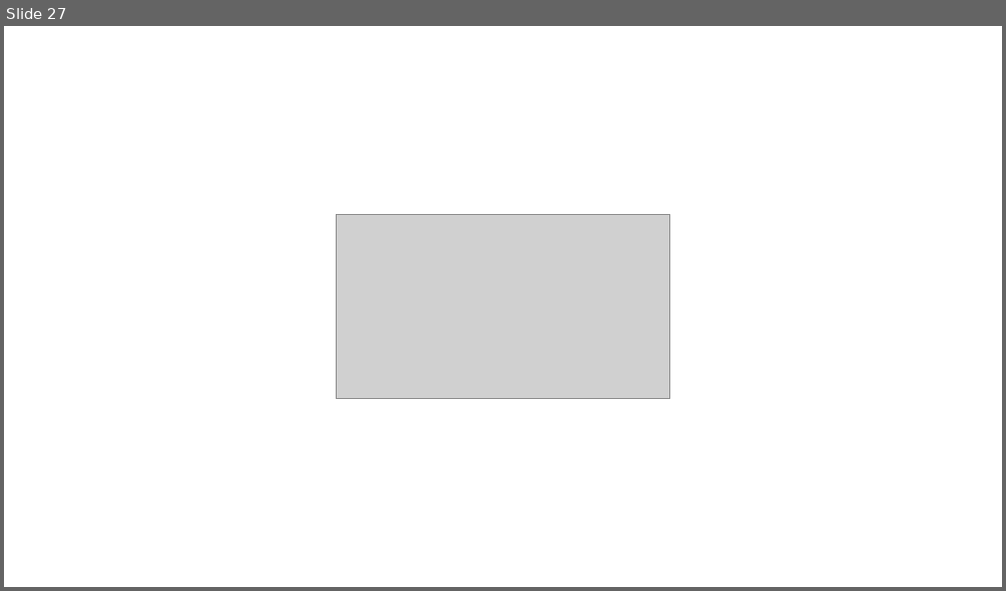
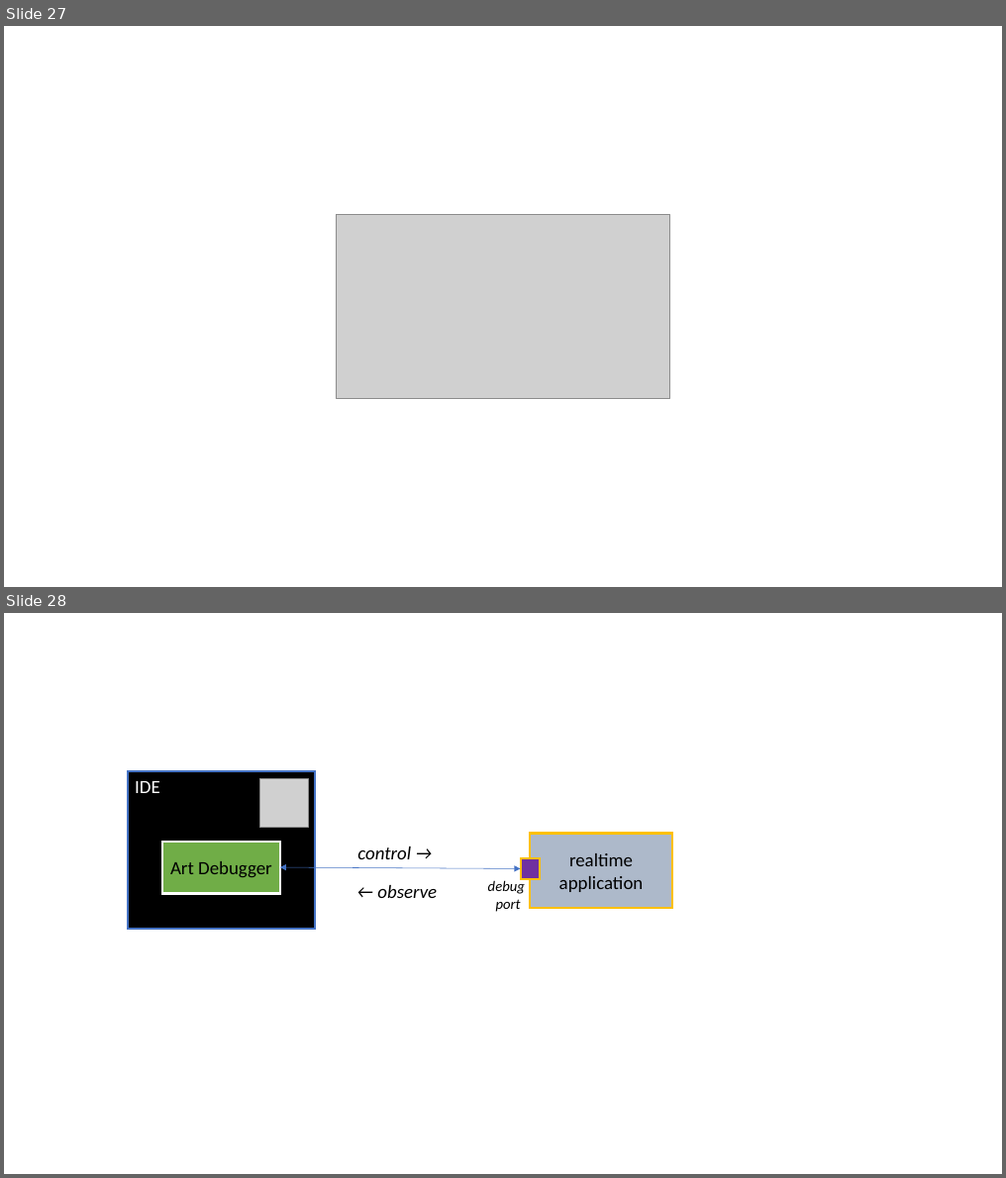
Before and after one commit to secure-dev-ops/code-realtime, a slide deck: illustrations.pptx. Shown one above the other, each under a label of ours: slide 27 before the commit, slides 27 and 28 after it. The pictures are 1006x591 and 1006x1178 pixels, drawn with LibreOffice and Linux fonts; fonts in the diff are those of the drawing; grey boxes stand for pictures. Boxes give left, top, right and bottom in pixels: in the first picture for what was removed or moved away, otherwise in the second. Text is boxed around its words. In the diff, an @@ line names an element or a change of style, - is before the commit and + after.

Commit message:
RIC-825: Art debugger documentation

```diff
--- a/illustrations.pptx
+++ b/illustrations.pptx
@@ slide 28 added at box(4, 613, 1002, 1174), background #FFFFFF @@
@@ rectangle added at box(128, 771, 316, 929), fill #000000, outline #4472C4 2 pt, 18 pt, text #FFFFFF @@
+IDE
@@ picture added at box(260, 778, 309, 827) @@
@@ rectangle added at box(162, 842, 280, 894), fill #70AD47, outline #FFFFFF 2 pt, 18 pt, text #000000 @@
+Art Debugger
@@ text added at box(357, 847, 411, 860), 18 pt, text #000000, italic @@
+control →
@@ rectangle added at box(531, 833, 672, 908), fill #ADB9CA, outline #FFC000 2 pt, 18 pt, text #000000 @@
+realtime
+application
@@ double arrow added from (280, 867) to (521, 869), #4472C4 0.5 pt @@
@@ text added at box(488, 879, 525, 912), 14 pt, text #000000, italic @@
+debug
+port
@@ rectangle added at box(521, 859, 540, 879), fill #7030A0, outline #FFC000 2 pt @@
@@ text added at box(377, 885, 437, 898), 18 pt, text #000000, italic @@
+← observe
```
Also in this commit, not shown: 1 other slide added, 14 other files.
